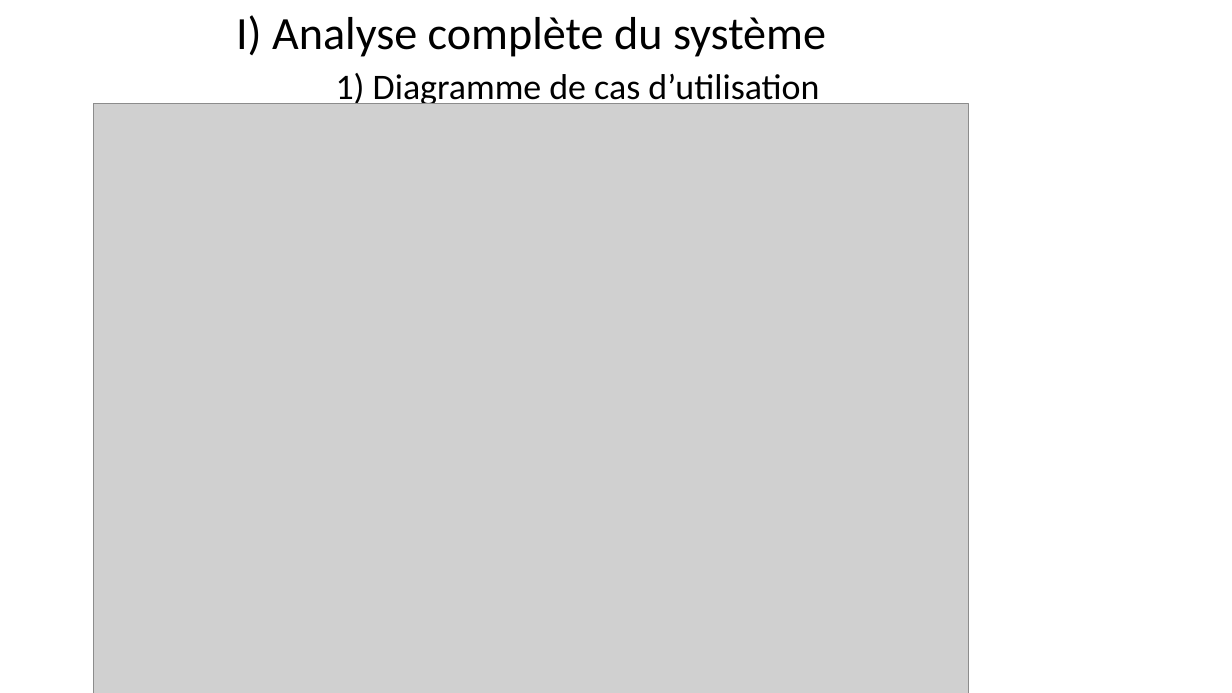
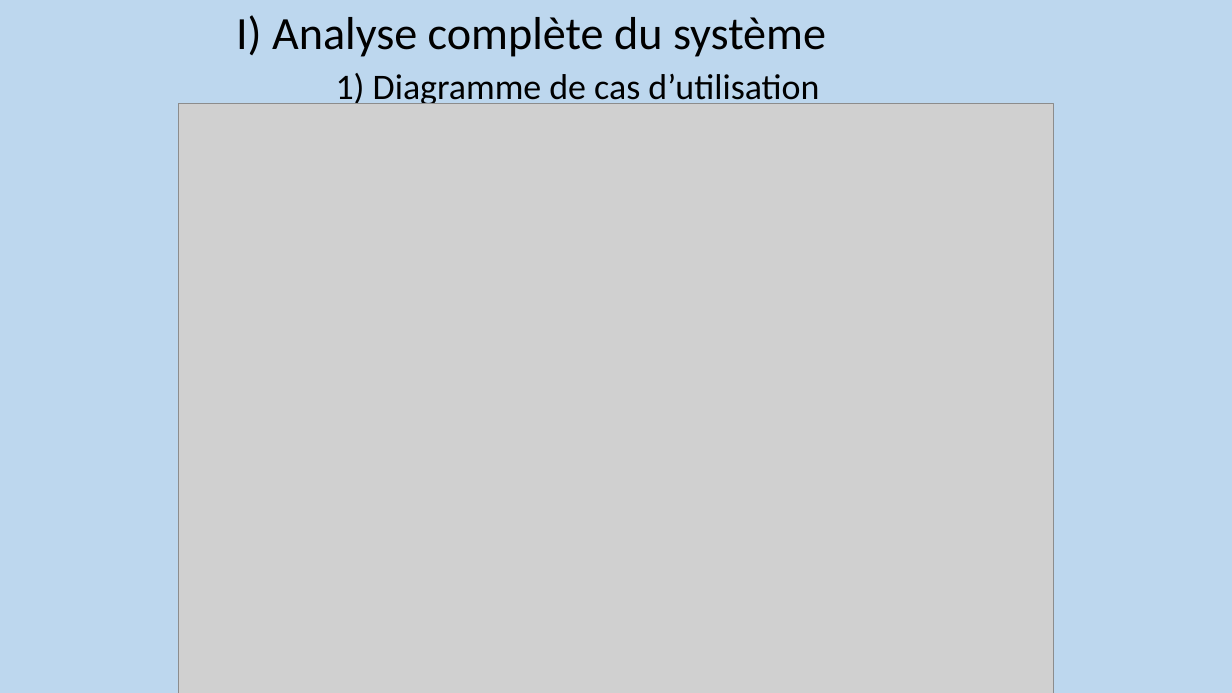
Before and after one commit to Maja2308/Projet_Cross, a slide deck: slide 8 of Diagrammes Communs/Presentation_Revue0.pptx. Drawn at 1232x693 pixels with LibreOffice and Linux fonts; fonts in the diff are those of the drawing; grey boxes stand for pictures. Boxes give left, top, right and bottom in pixels: in the first picture for what was removed or moved away, otherwise in the second. Text is boxed around its words. In the diff, an @@ line names an element or a change of style, - is before the commit and + after.

```diff
--- a/Diagrammes Communs/Presentation_Revue0.pptx
+++ b/Diagrammes Communs/Presentation_Revue0.pptx
@@ background #FFFFFF to #BDD7EE @@
@@ picture moved from (x1=93, y1=104, x2=969, y2=693) to (x1=178, y1=104, x2=1054, y2=693) @@
```
Also in this commit, not shown: 25 other slides changed, 1 other file.
